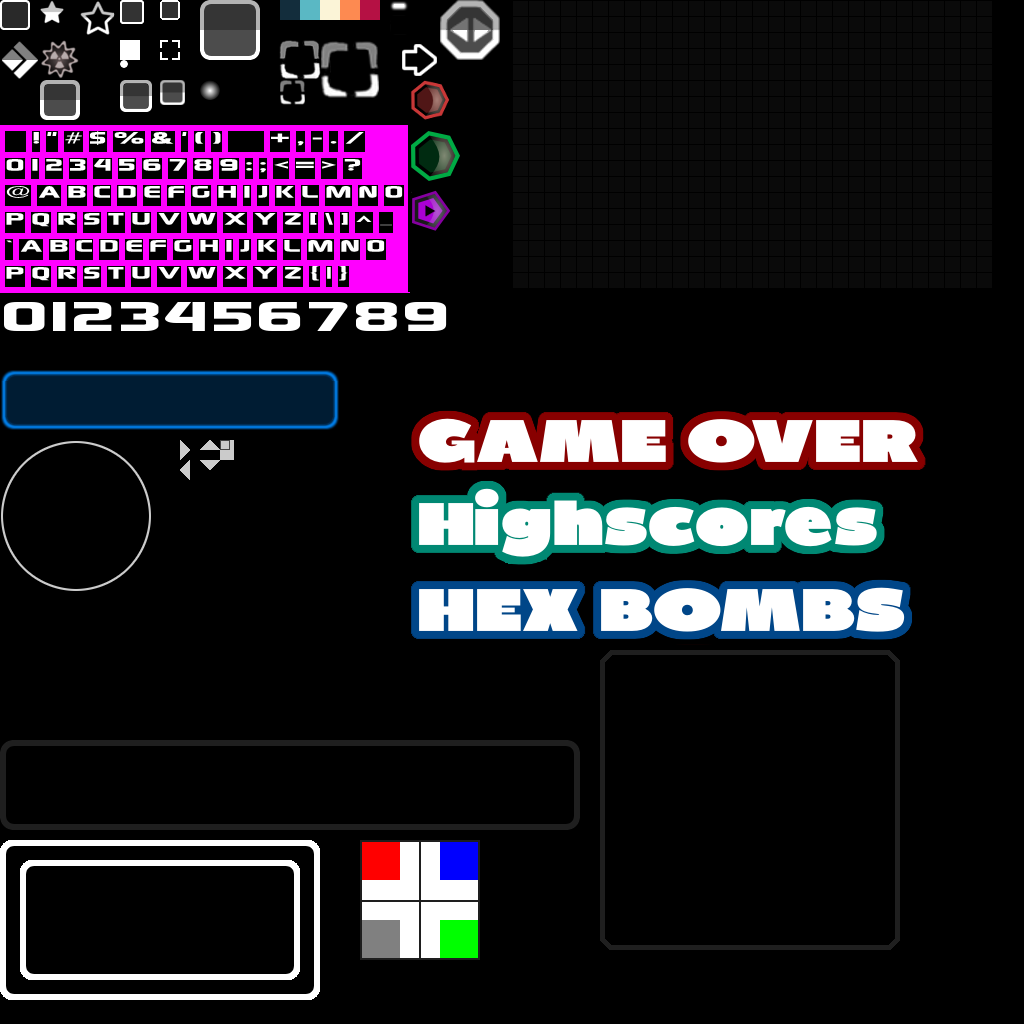
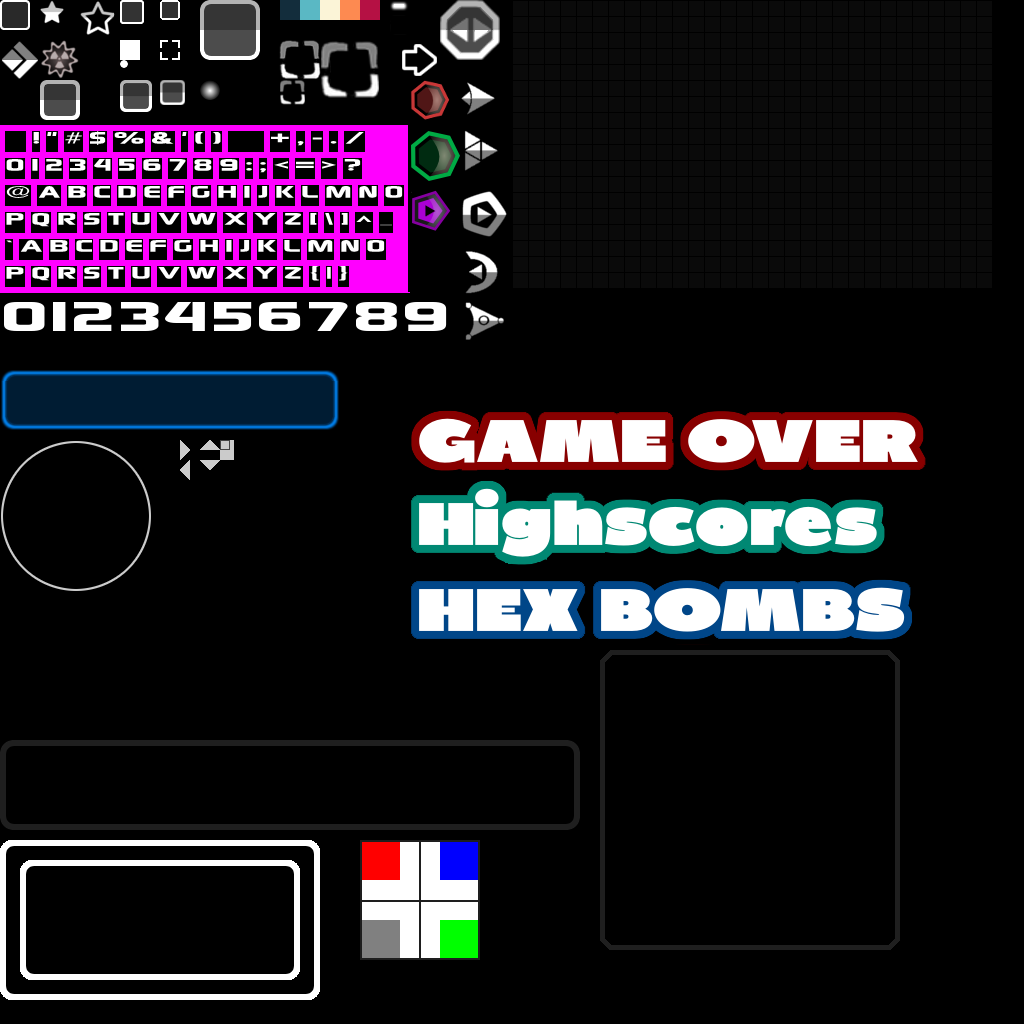
Two versions of the same layered image (w=1024, h=1024). Layer-by-layer changes:
added layer "Ebene #10" above "Zwischenablage #3" over (465, 302, 505, 340)
added layer "Zwischenablage #3" above "Zwischenablage #2" over (465, 251, 498, 294)
added layer "Zwischenablage #2" above "Zwischenablage #1" over (462, 191, 507, 237)
added layer "Zwischenablage #1" above "Ebene #11" over (464, 130, 498, 171)
added layer "Ebene #11" above "Zwischenablage" over (461, 82, 495, 115)
